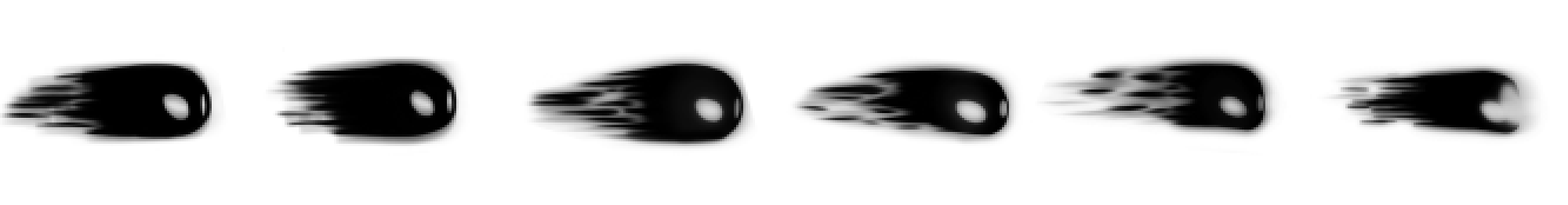
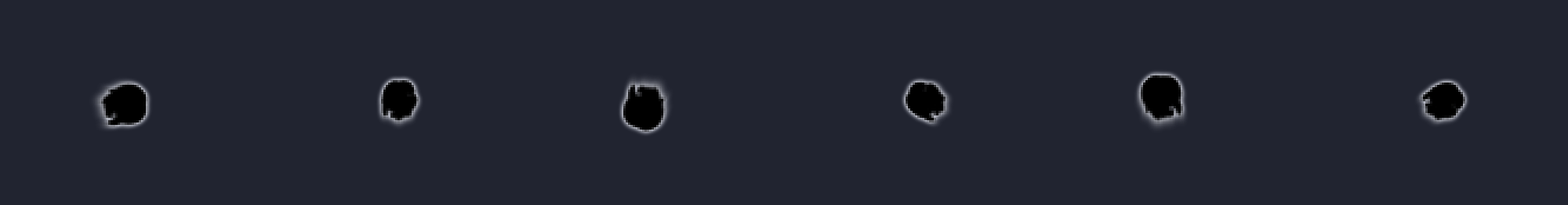
Layer changes from the first 1568x205 image to the second:
added layer "Layer 14" above "Layer 7" over [89, 70, 1468, 135]
hid "Layer 7" over [0, 47, 1550, 156]
showed "Layer 8" over [0, 0, 1568, 205]
